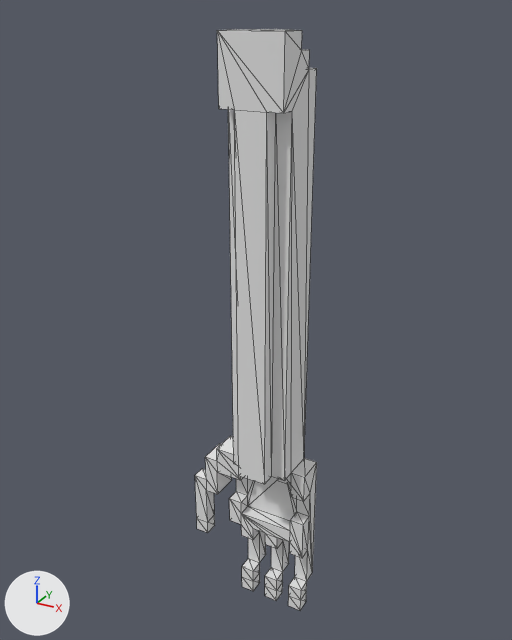
The OBJ model BeatEmUP/Assets/gMalNurios/gMalNuriosArm.obj, before and after one commit.
Camera for both pictures: a 50 mm lens placed at (2.13, -3.45, 4.1), pointed at (0.04, 0.35, 2.21). Every picture has the same lights, and +X, +Y and +Z are marked at lower left. Mesh edges are drawn as thin lines. Where no turn or scale is listed for an object, it has been applied to the vertices. Vertices at the same position are counted once.

Objects in the first picture: 'Untitled'.
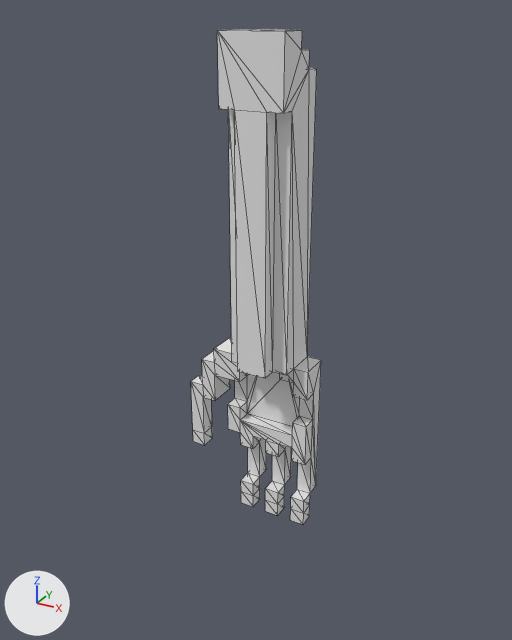
Where the change shows, as pixel boxes [x1, y1, x2, y2] in the pictures (512 x 640 px; the box of a moved part takes in the faces that stretch with it):
'Untitled', reshaped (7% wider, 15% shorter): before [195, 29, 317, 610]; after [191, 29, 321, 524]
part 1 of me_untitled, moved or reshaped: before [195, 87, 317, 610]; after [191, 87, 321, 524]

The change in detail:
me_untitled has 203 vertices, 402 faces and spans x -0.4..0.5, y 0.0..0.5, z 0.0..4.0.
me_untitled is used by ob_untitled; location (0.0, 0.0, 0.0).
me_untitled part 1: all 162 vertices in x -0.4..0.5, y 0.0..0.5, z 0.0..1.2 are moved by (0.0, 0.0, 0.8).
